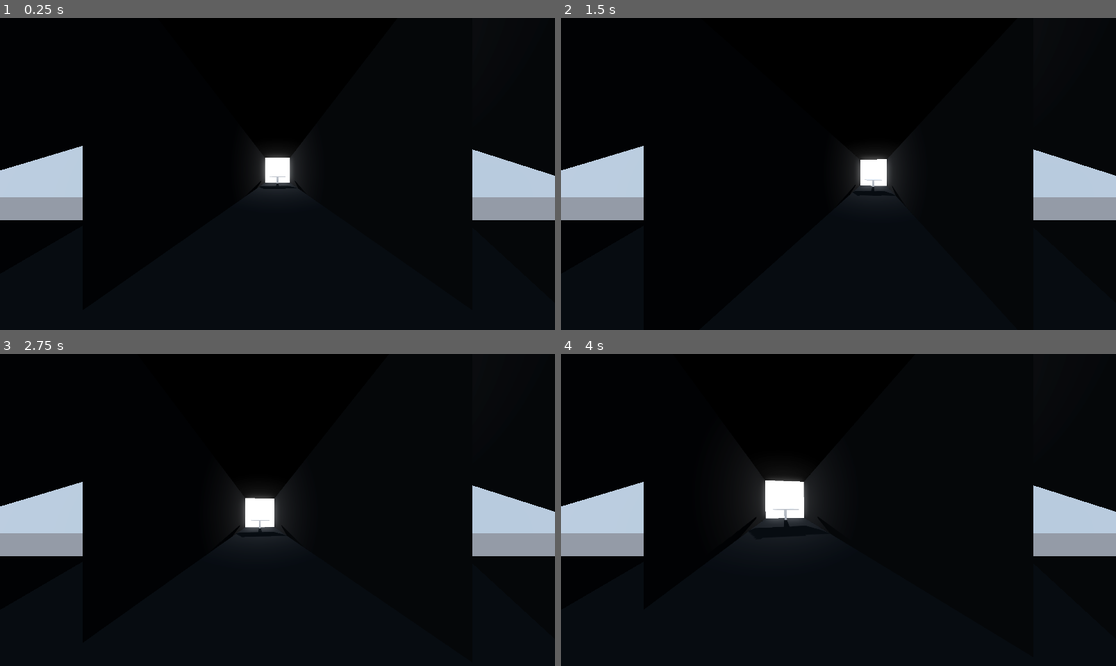
Above: before the commit, frames 1-4 (two rows, left to right).
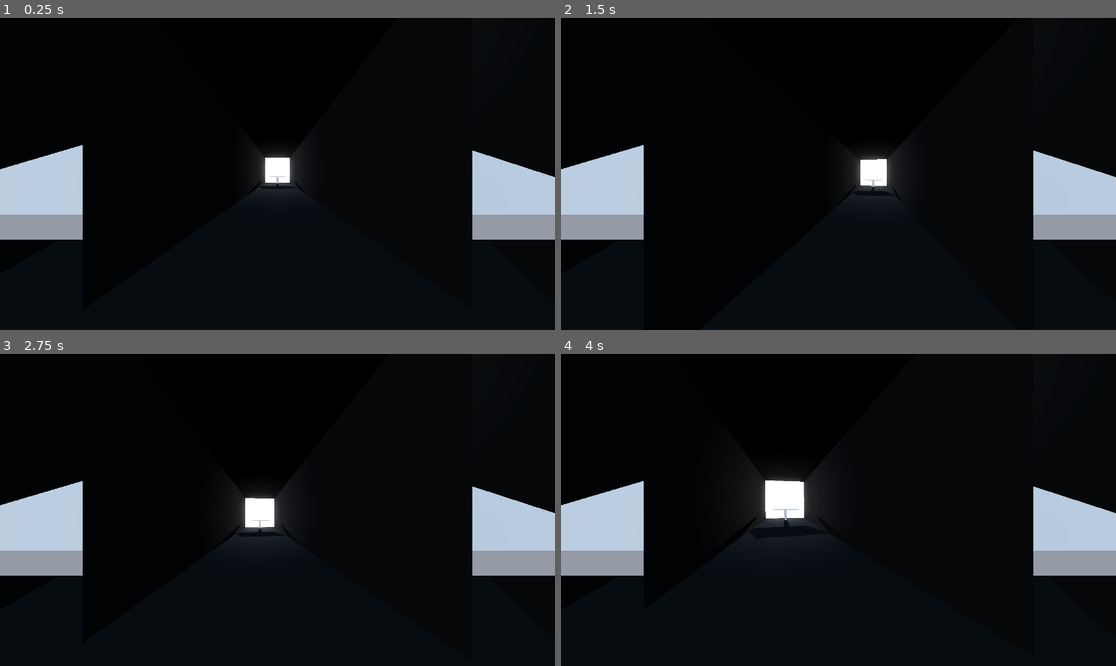
Above: after the commit, the same moments.

Repository: GriffinBaxter/No-Data-Provided
Game: Godot game, scene res://level.tscn
The game is run twice, just before and just after one commit, with the same random seed, the same clock (stepped at 60 frames per second) and the same inputs. The project has no main scene, so this scene is started directly.
Inputs (mouse positions are in pixels of both pictures, inside the frame that each line leads up to):
- Up to frame 1 (0.25 s): no input
- Up to frame 2 (1.5 s): tap Enter at 0.5 s; move the mouse to (866, 174) at 0.52 s; hold Shift (slow) 0.53-1.28 s; hold W (forward) from 0.53 s (still down); tap Space (jump) at 0.77 s; move the mouse to (810, 174) at 1.27 s; tap Shift (slow) at 1.35 s
- Up to frame 3 (2.75 s): keep holding W (forward); tap Space (jump) at 1.52 s; move the mouse to (288, 503) at 2.02 s; hold Shift (slow) from 2.03 s (still down)
- Up to frame 4 (4 s): keep holding W (forward); move the mouse to (832, 516) at 2.77 s; release Shift (slow) at 2.78 s; tap Shift (slow) at 2.85 s; tap Space (jump) at 3.02, 3.77 s; move the mouse to (877, 513) at 3.52 s; hold Shift (slow) from 3.53 s (still down)

The runs differ from the first frame. In frame 1, 3.6% of the frame differs, in the area x 0-100%, y 40-72%; in frame 2, 3.6%; in frame 3, 3.6%; in frame 4, 3.6%.

Commit message:
Add area detection for player

Diff:
--- /dev/null
+++ b/Scripts/SMMTriggerArea3D.gd
@@ -0,0 +1,17 @@
+extends Area3D
+
+@onready var player = $"../Control/AspectRatioContainer/SubViewportContainer/SubViewport/Player"
+
+# Called when the node enters the scene tree for the first time.
+func _ready():
+	pass # Replace with function body.
+
+
+# Called every frame. 'delta' is the elapsed time since the previous frame.
+func _process(delta):
+	pass
+
+
+func _on_body_entered(body):
+	if (body == player):
+		print("Player Reached Area")
--- a/level.tscn
+++ b/level.tscn
@@ -1,11 +1,15 @@
-[gd_scene load_steps=10 format=3 uid="uid://b387ywruadsvn"]
+[gd_scene load_steps=12 format=3 uid="uid://b387ywruadsvn"]
 
 [ext_resource type="Script" path="res://Scripts/Player.gd" id="1_2b40y"]
+[ext_resource type="Script" path="res://Scripts/SMMTriggerArea3D.gd" id="2_2iwfq"]
 [ext_resource type="Material" uid="uid://d35dbj777xdx3" path="res://Materials/dark.tres" id="2_10e20"]
 [ext_resource type="Material" uid="uid://dj6622xf07pv1" path="res://Materials/light.tres" id="3_o1qfb"]
 [ext_resource type="Material" uid="uid://h83gg7tdbsed" path="res://Materials/emission.tres" id="4_g8rsm"]
 
 [sub_resource type="CapsuleShape3D" id="CapsuleShape3D_8ocoo"]
+
+[sub_resource type="BoxShape3D" id="BoxShape3D_0bhrb"]
+size = Vector3(5, 5, 1)
 
 [sub_resource type="ProceduralSkyMaterial" id="ProceduralSkyMaterial_vuur2"]
 sky_horizon_color = Color(0.64625, 0.65575, 0.67075, 1)
@@ -68,8 +72,15 @@
 fov = 80.0
 
 [node name="SMMCamera3D" type="Camera3D" parent="."]
-transform = Transform3D(0.979575, -0.0849792, 0.182238, 0, 0.906307, 0.422618, -0.201078, -0.413986, 0.887796, 0.4, 1.65, -32.739)
+transform = Transform3D(0.979575, -0.0849793, 0.182239, 0, 0.906308, 0.422618, -0.201078, -0.413986, 0.887797, 0.4, 1.65, -32.8364)
 fov = 80.0
+
+[node name="SMMTriggerArea3D" type="Area3D" parent="."]
+transform = Transform3D(1, 0, 0, 0, 1, 0, 0, 0, 1, 0, 2.5, -33)
+script = ExtResource("2_2iwfq")
+
+[node name="CollisionShape3D" type="CollisionShape3D" parent="SMMTriggerArea3D"]
+shape = SubResource("BoxShape3D_0bhrb")
 
 [node name="WorldEnvironment" type="WorldEnvironment" parent="."]
 environment = SubResource("Environment_uxqxj")
@@ -139,3 +150,5 @@
 use_collision = true
 size = Vector3(0.25, 1.17329, 0.25)
 material = ExtResource("3_o1qfb")
+
+[connection signal="body_entered" from="SMMTriggerArea3D" to="SMMTriggerArea3D" method="_on_body_entered"]
